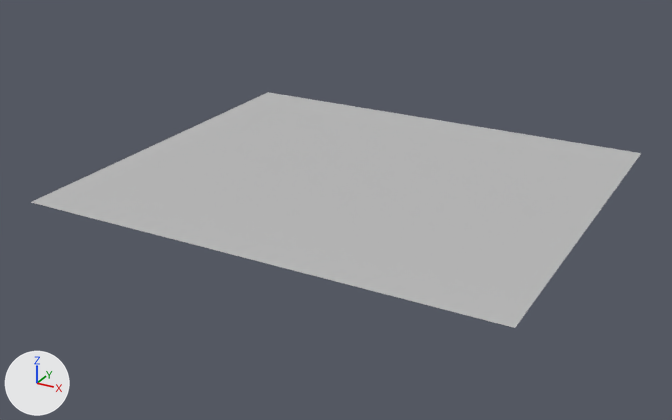
The FBX model Assets/Game/3D/Cenario_Selecao/Models/SM_Chao_Seleca.fbx: old version first, new version second.
One viewpoint serves both versions: a 50 mm camera at (7.68, -13.61, 6.07) aimed at (0.4, -0.38, -0.55). Lighting does not change. The marker at lower left points along +X, +Y and +Z. The first picture is the older version. Where no turn or scale is listed for an object, it has been applied to the vertices.

The first picture shows 'SM_Chao_Seleca'.
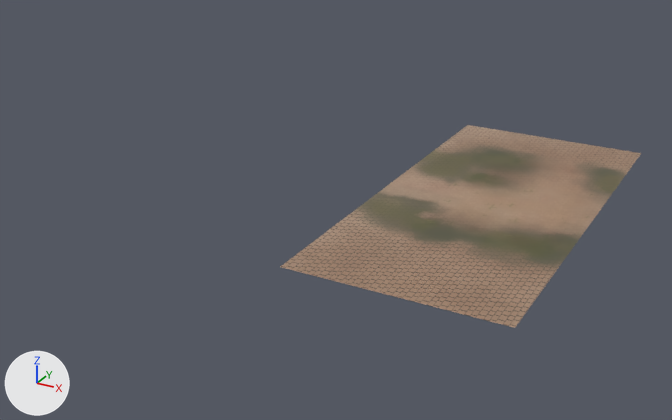
Where the newer file only moved an object's origin or applied its transform, the numbers keep the older frame.

Where the change shows, as pixel boxes [x1, y1, x2, y2] in the pictures (672 x 420 px):
'SM_Chao_Seleca', surface changed, reshaped (grey to brown, 41% narrower, 14% shorter): before [31, 92, 641, 328]; after [280, 125, 641, 328]

What changed in the scene script:
```text
Add img_tx_chao_selecao_basecolor_png:
    img_tx_chao_selecao_basecolor_png = load_image('TX_Chao_Selecao_BaseColor.png', '../Textura/TX_Chao_Selecao_BaseColor.png', 2048, 2048, 'sRGB')
Change mat_mt_chao_seleca:
    remove mat_mt_chao_seleca.base_color = (0.5, 0.5, 0.5)  # grey #bcbcbc
    add mat_mt_chao_seleca.texture = img_tx_chao_selecao_basecolor_png
Change me_mesh:
    used by ob_sm_chao_seleca; location = (0.6, 0.0, 0.0)
    verts and faces of me_mesh; kept vertices keep their numbers, new ones are numbered from 4
    before: 0 (-4.16, -3.63, 0.0) at pixel (30, 202), 1 (4.16, -3.63, 0.0) at pixel (515, 327), 2 (-4.16, 3.63, 0.0) at pixel (267, 92), 3 (4.16, 3.63, 0.0) at pixel (641, 153)
    remove me_mesh.from_pydata(...)  # 4 vertices, 1 face; spans x -4.16..4.16, y -3.63..3.63, z 0.0
    add me_mesh.from_pydata(...)  # 4 vertices, 1 face; spans x 0.68..4.16, y -3.63..3.63, z 0.0
    me_mesh part 1
    add delete_vertices([0, 2])  # with the faces that use them
    add verts[4] = (0.68, -3.63, 0.0)  # pixel (279, 266)
    add verts[5] = (0.68, 3.63, 0.0)  # pixel (467, 124)
    add faces += [(1, 3, 5, 4)]
```
